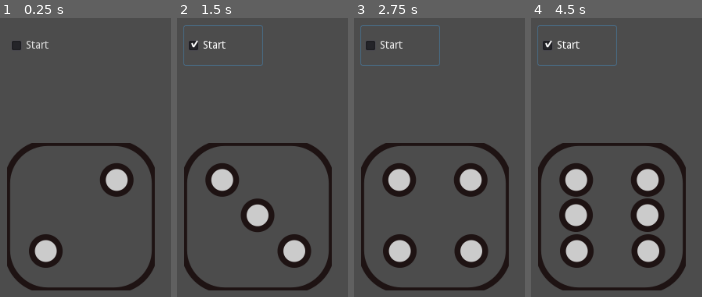
Above: before the commit, frames 1-4 (left to right).
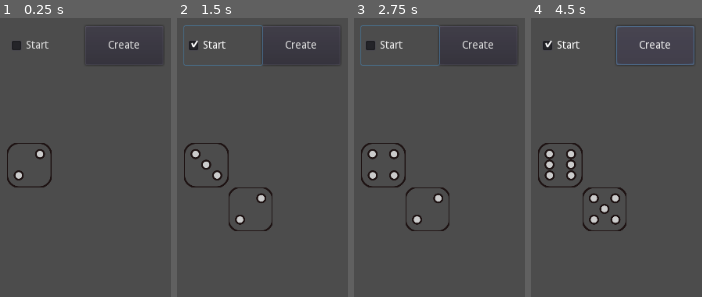
Above: after the commit, the same moments.

Repository: v5v5/Cubelines
Game: Godot game, scene res://Screen.tscn
Two runs of this game, one before a commit and one after it. Both use one fixed random seed, a clock stepped at 60 frames per second and the inputs below. Before the commit the project starts from res://Main.tscn.
Inputs (mouse positions are in pixels of both pictures, inside the frame that each line leads up to):
- Up to frame 1 (0.25 s): no input
- Up to frame 2 (1.5 s): click (301, 45) at 0.5 s, where only the run after the commit has a clickable "Create"; click "Start" at 1.25 s
- Up to frame 3 (2.75 s): click "Start" at 2 s
- Up to frame 4 (4.5 s): click (655, 45) at 2.75 s, where only the run after the commit has a clickable "Create"; click "Start" at 3.5 s; click (655, 45) at 4.25 s, where only the run after the commit has a clickable "Create"

The runs differ from the first frame. In frame 1, 9.2% of the frame differs, in the area x 4-93%, y 8-98%; in frame 2, 11%; in frame 3, 13%; in frame 4, 18%, in the area x 3-96%, y 2-98%.

Commit message:
added creating object duplicate

Diff:
--- a/Main.tscn
+++ /dev/null
@@ -1,24 +0,0 @@
-[gd_scene load_steps=3 format=2]
-
-[ext_resource path="res://resources/cube.png" type="Texture" id=1]
-[ext_resource path="res://Main.gd" type="Script" id=2]
-
-[node name="Screen" type="Node2D"]
-script = ExtResource( 2 )
-
-[node name="Sprite" type="Sprite" parent="."]
-position = Vector2( 100, 200 )
-texture = ExtResource( 1 )
-centered = false
-hframes = 7
-frame = 1
-
-[node name="CheckBox" type="CheckBox" parent="."]
-margin_left = 100.0
-margin_top = 50.0
-margin_right = 200.0
-margin_bottom = 100.0
-text = "Start"
-__meta__ = {
-"_edit_use_anchors_": false
-}
--- a/Main.gd
+++ b/Screen.gd
@@ -10,7 +10,7 @@
 func _ready():
 	pass # Replace with function body.
 
-onready var sprite = get_node("Sprite")
+onready var dice = get_node("Dice")
 onready var is_process = get_node("CheckBox")
 
 var speedMax = 0.5
@@ -22,9 +22,19 @@
 		return
 	speedCur -= delta
 	if speedCur < 0:
-		var i = sprite.frame
+		var i = dice.frame
 		i += 1
-		if i == sprite.hframes - 1:
+		if i == dice.hframes - 1:
 			i = 0
-		sprite.frame = i
+		dice.frame = i
 		speedCur = speedMax
+
+
+func _on_Button_pressed():
+	var diceNew = dice.duplicate()
+	var offsetX = diceNew.texture.get_width() / diceNew.hframes * diceNew.scale.x
+	var offsetY = diceNew.texture.get_height() / diceNew.vframes * diceNew.scale.y
+	print('offsetX: ' + str(offsetX))
+	print('offsetY: ' + str(offsetY))
+	diceNew.translate(Vector2(offsetX,offsetY))
+	self.add_child(diceNew)
--- /dev/null
+++ b/Screen.tscn
@@ -0,0 +1,36 @@
+[gd_scene load_steps=3 format=2]
+
+[ext_resource path="res://Screen.gd" type="Script" id=1]
+[ext_resource path="res://resources/cube.png" type="Texture" id=2]
+
+[node name="Screen" type="Node2D"]
+script = ExtResource( 1 )
+
+[node name="Dice" type="Sprite" parent="."]
+position = Vector2( 100, 200 )
+scale = Vector2( 0.3, 0.3 )
+texture = ExtResource( 2 )
+centered = false
+hframes = 7
+frame = 1
+
+[node name="CheckBox" type="CheckBox" parent="."]
+margin_left = 100.0
+margin_top = 50.0
+margin_right = 200.0
+margin_bottom = 100.0
+text = "Start"
+__meta__ = {
+"_edit_use_anchors_": false
+}
+
+[node name="Button" type="Button" parent="."]
+margin_left = 200.0
+margin_top = 50.0
+margin_right = 300.0
+margin_bottom = 100.0
+text = "Create"
+__meta__ = {
+"_edit_use_anchors_": false
+}
+[connection signal="pressed" from="Button" to="." method="_on_Button_pressed"]
--- a/project.godot
+++ b/project.godot
@@ -16,7 +16,7 @@
 [application]
 
 config/name="Cubelines"
-run/main_scene="res://Main.tscn"
+run/main_scene="res://Screen.tscn"
 config/icon="res://icon.png"
 
 [rendering]
